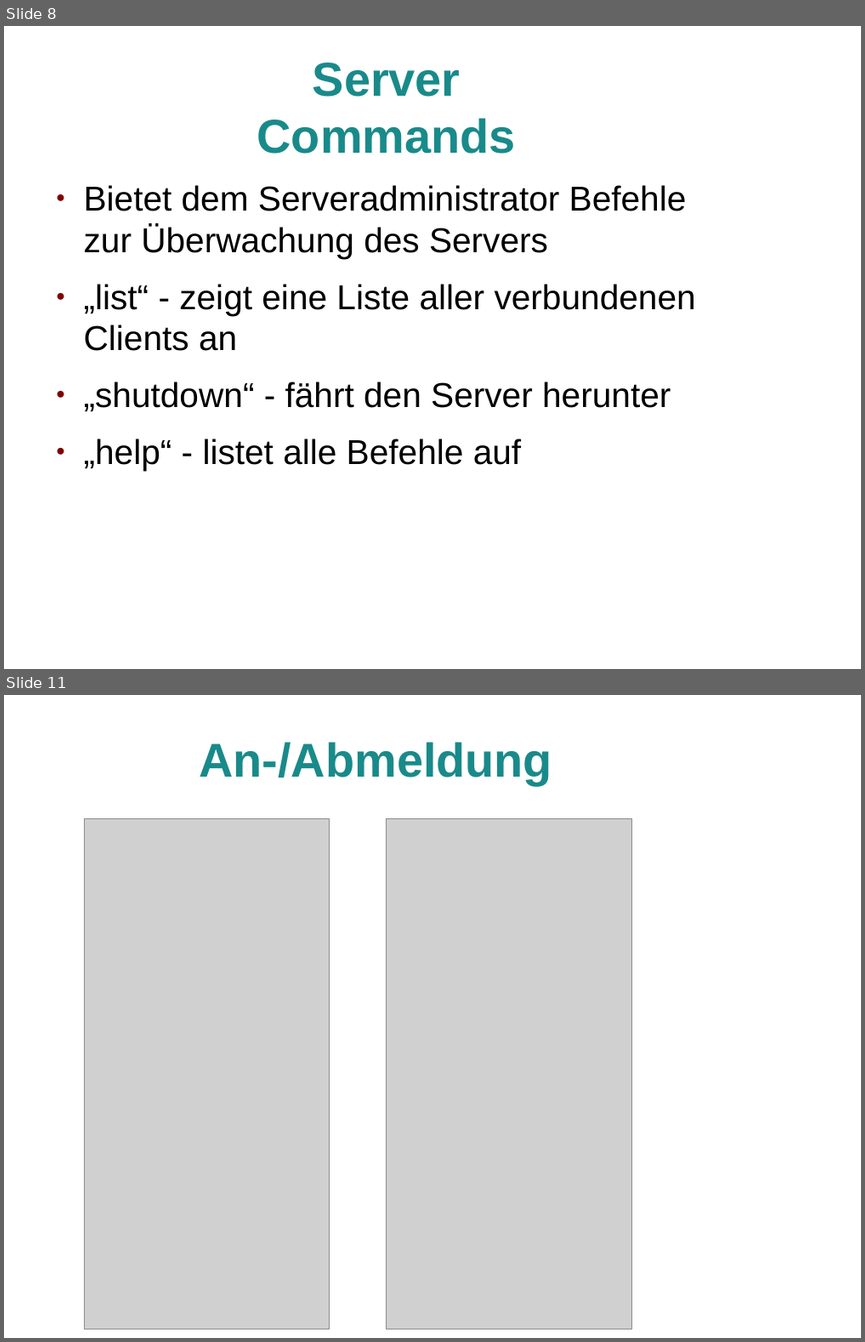
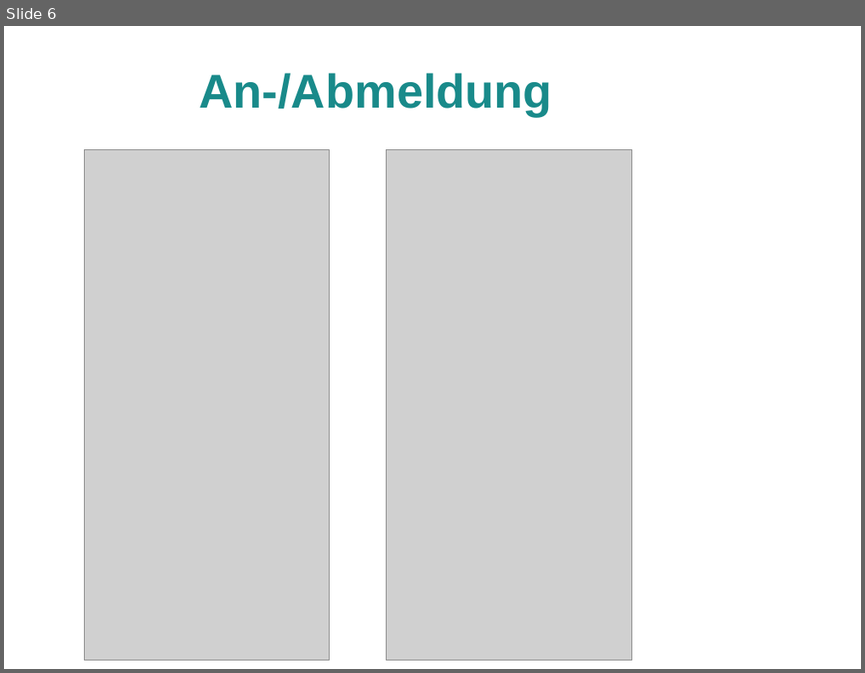
Before and after one commit to Marcel2603/hg17b, a slide deck: Dokumente/PräsentationAbschlussveranstaltung/PraesiAbschlusseranstaltung.odp. Shown one above the other, each under a label of ours: slides 8 and 11 before the commit, slide 6 after it; the slides between them are not shown. The pictures are 865x1342 and 865x673 pixels, drawn with LibreOffice and Linux fonts; fonts in the diff are those of the drawing; grey boxes stand for pictures; background and template pictures are left out. Boxes give left, top, right and bottom in pixels: in the first picture for what was removed or moved away, otherwise in the second. Text is boxed around its words. In the diff, an @@ line names an element or a change of style, - is before the commit and + after.

```diff
--- a/Dokumente/PräsentationAbschlussveranstaltung/PraesiAbschlusseranstaltung.odp
+++ b/Dokumente/PräsentationAbschlussveranstaltung/PraesiAbschlusseranstaltung.odp
@@ slide 8 removed at <box>4,26,861,669</box>, background picture (left out) @@
@@ title removed at <box>257,63,516,154</box> @@
-Server
-Commands
@@ text removed at <box>84,185,696,471</box> @@
-● Bietet dem Serveradministrator Befehle zur Überwachung des Servers
-● „list“ - zeigt eine Liste aller verbundenen Clients an
-● „shutdown“ - fährt den Server herunter
-● „help“ - listet alle Befehle auf
@@ what was slide 11 is now slide 6 @@
```
Also in this commit, not shown: 1 slide added, 4 other slides removed.
